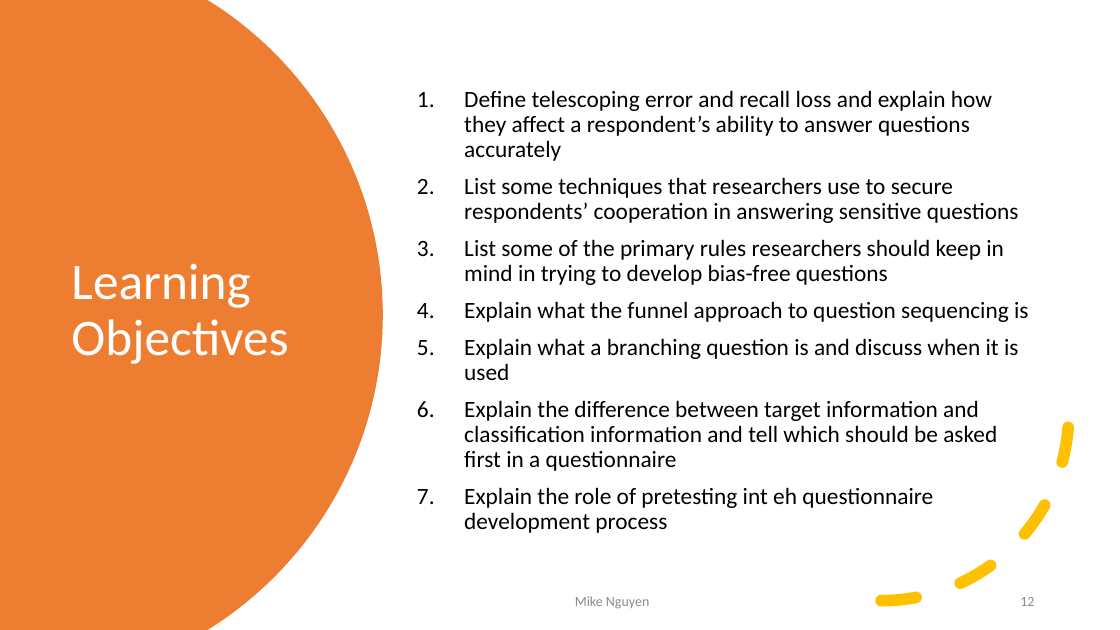
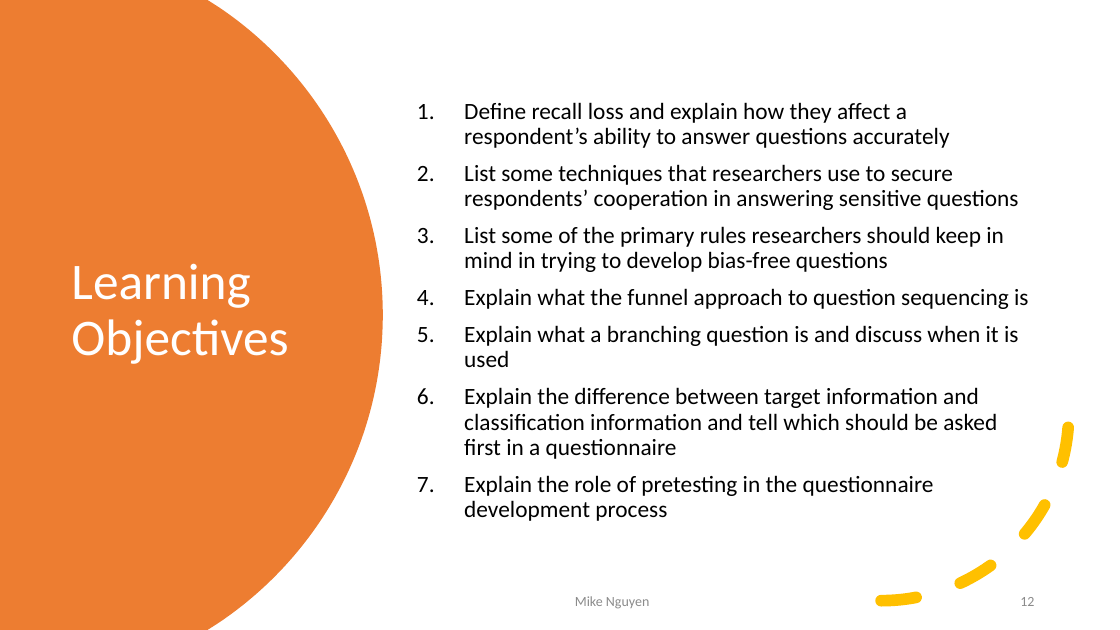
Before and after one commit to mikenguyen13/mar4050_S22, a slide deck: slide 12 of lectures/6/1_Designing the Data Collection Form for Communication Data.pptx. Drawn at 1120x630 pixels with LibreOffice and Linux fonts; fonts in the diff are those of the drawing. Boxes give left, top, right and bottom in pixels: in the first picture for what was removed or moved away, otherwise in the second. Text is boxed around its words. In the diff, an @@ line names an element or a change of style, - is before the commit and + after.

Commit message:
lecture 6-1

```diff
--- a/lectures/6/1_Designing the Data Collection Form for Communication Data.pptx
+++ b/lectures/6/1_Designing the Data Collection Form for Communication Data.pptx
@@ text at <box>464,102,950,148</box>: text changed @@
-1. Define telescoping error and recall loss and explain how they affect a respondent’s ability to answer questions accurately
+1. Define recall loss and explain how they affect a respondent’s ability to answer questions accurately
@@ text at <box>464,475,934,521</box>: text changed @@
-7. Explain the role of pretesting int eh questionnaire development process
+7. Explain the role of pretesting in the questionnaire development process
```
Also in this commit, not shown: 7 other slides changed, 1 other file.
